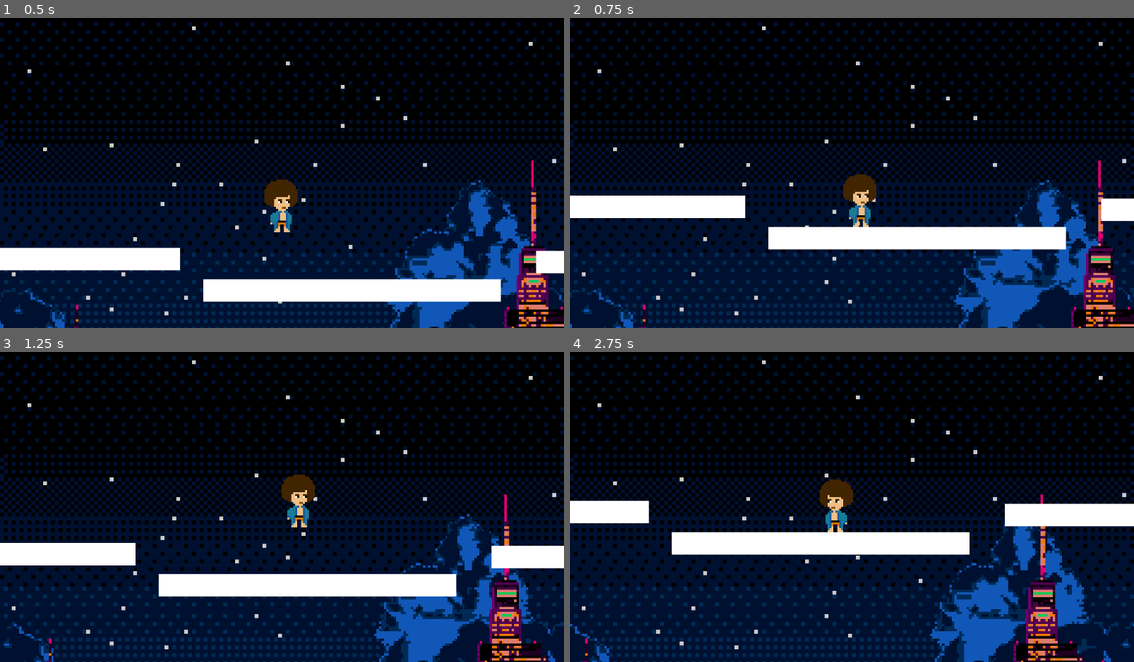
Above: before the commit, frames 1-4 (two rows, left to right).
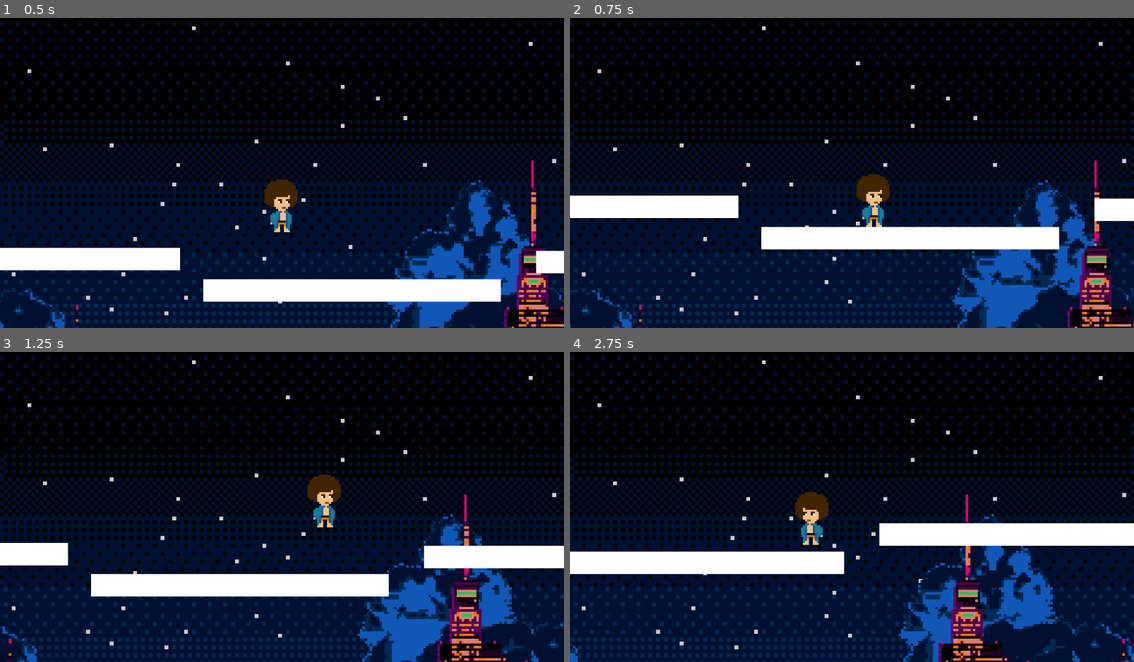
Above: after the commit, the same moments.

Repository: qcorveler/RGAME
Game: Godot game, scene res://Scenes/Level.tscn
Two runs of this game, one before a commit and one after it. Both use one fixed random seed, a clock stepped at 60 frames per second and the inputs below. This scene is started directly instead of the project's main scene.
Inputs:
- Up to frame 1 (0.5 s): no input
- Up to frame 2 (0.75 s): tap Enter (ui_accept) at 0.5 s; hold D (move_right) from 0.53 s (still down); tap Space (jump) at 0.6 s
- Up to frame 3 (1.25 s): keep holding D (move_right); tap Space (jump) at 0.77, 1.07 s
- Up to frame 4 (2.75 s): tap Space (jump) at 1.35, 1.52, 1.82, 2.1 s; release D (move_right) at 2.03 s; hold A (move_left) from 2.03 s (still down)

Frame 1 is identical in both runs. In frame 2, 3.8% of the frame differs, in the area x 0-100%, y 45-100%; in frame 3, 12%; in frame 4, 21%, in the area x 0-100%, y 41-100%.

Commit message:
Ajustement de la vitesse du joueur et de l'animation

Diff:
--- a/raf-game/Scenes/Player.tscn
+++ b/raf-game/Scenes/Player.tscn
@@ -53,7 +53,7 @@
 }],
 "loop": true,
 "name": &"run",
-"speed": 6.0
+"speed": 8.0
 }]
 
 [sub_resource type="RectangleShape2D" id="RectangleShape2D_kpjcp"]
@@ -65,8 +65,9 @@
 [node name="AnimatedSprite2D" type="AnimatedSprite2D" parent="."]
 scale = Vector2(4, 4)
 sprite_frames = SubResource("SpriteFrames_dtqjt")
-animation = &"jump"
+animation = &"run"
 autoplay = "idle"
+frame_progress = 0.46398625
 
 [node name="CollisionShape2D" type="CollisionShape2D" parent="."]
 position = Vector2(0, 7.5)
--- a/raf-game/Scripts/player.gd
+++ b/raf-game/Scripts/player.gd
@@ -1,7 +1,7 @@
 extends CharacterBody2D
 
 @export var gravity = 1500
-@export var speed = 200
+@export var speed = 500
 @export var jump_velocity = -1000
 
 @export var acceleration = 0.2
